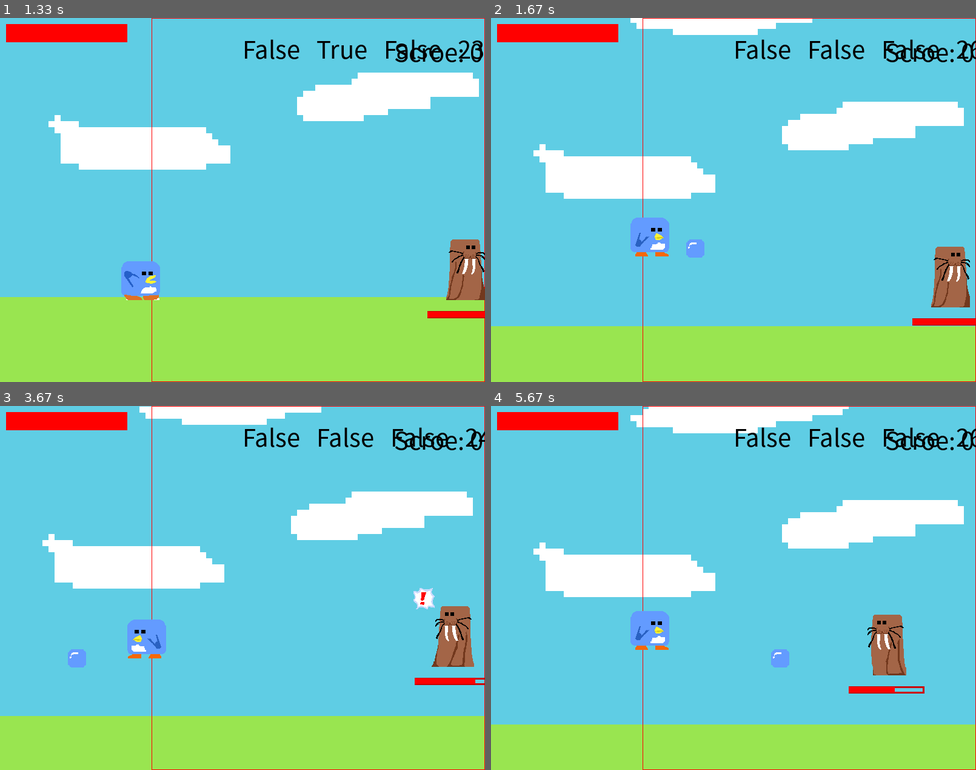
Above: before the commit, frames 1-4 (two rows, left to right).
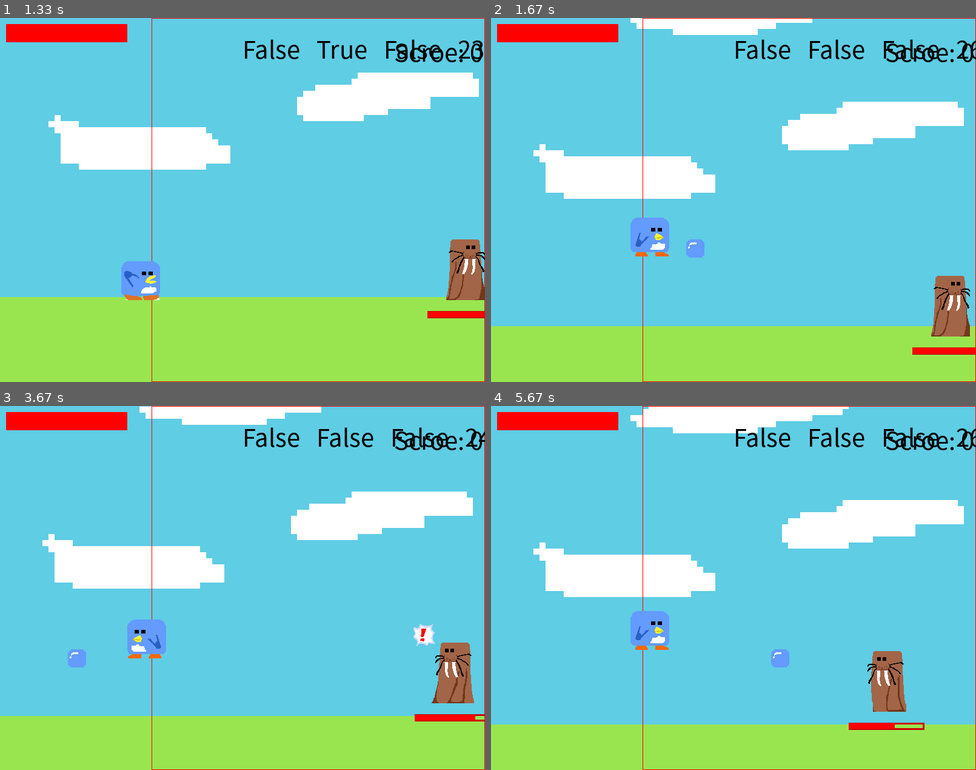
Above: after the commit, the same moments.

Repository: jeojw/code_practice
Game: pygame game, started from pygames/Adventure.py
The game is run twice, just before and just after one commit, with the same random seed, the same clock (stepped at 60 frames per second) and the same inputs.
Inputs:
- Up to frame 1 (1.33 s): tap S at 0.33, 0.67 s; hold Right from 1 s (still down)
- Up to frame 2 (1.67 s): release Right at 1.47 s; hold Up from 1.5 s (still down); tap X at 1.57 s
- Up to frame 3 (3.67 s): release Up at 1.8 s; hold Right 1.83-2.3 s; tap X at 1.9, 2.2, 2.4, 2.7, 2.97, 3.27, 3.4 s; hold Left 2.33-2.87 s; hold Left 2.9-3.3 s; hold Up from 3.33 s (still down)
- Up to frame 4 (5.67 s): release Up at 3.7 s; hold Right 3.73-4.37 s; tap X at 3.8, 4.1, 4.47, 4.77, 4.97, 5.27, 5.47 s; hold Left 4.4-4.87 s; hold Right 4.9-5.37 s; hold Up from 5.4 s (still down)

Frame 1 is identical in both runs. In frame 2, 1.7% of the frame differs, in the area x 86-100%, y 62-93%; in frame 3, 2.4%, in the area x 85-100%, y 50-87%; in frame 4, 1.9%.

Commit message:
버그 적의 y좌표 업데이트 오류를 잡아냄.. 자세히는 깃허브로.. 다만 12만큼 오류가 나는건 아직도 못잡아냄

Diff:
--- a/pygames/Adventure.py
+++ b/pygames/Adventure.py
@@ -1330,17 +1330,6 @@
         self.hitbox.x = self.x_pos
         self.hitbox.bottom = self.y_pos
 
-        if (self.isOnGround is False):
-            self.y_pos += self.airSpace
-            if (self.y_pos <= MAP_GROUND - 80):
-                self.airSpace = 0
-                self.gravity = 7
-            self.y_pos += self.gravity
-        if (self.y_pos >= MAP_GROUND):
-            self.y_pos = MAP_GROUND
-            self.isOnGround = True
-            self.gravity = 0
-            self.airSpace = -12
 
         if (self.isWalk and self.isAttack is False):
             if (self.direction == LEFT):
